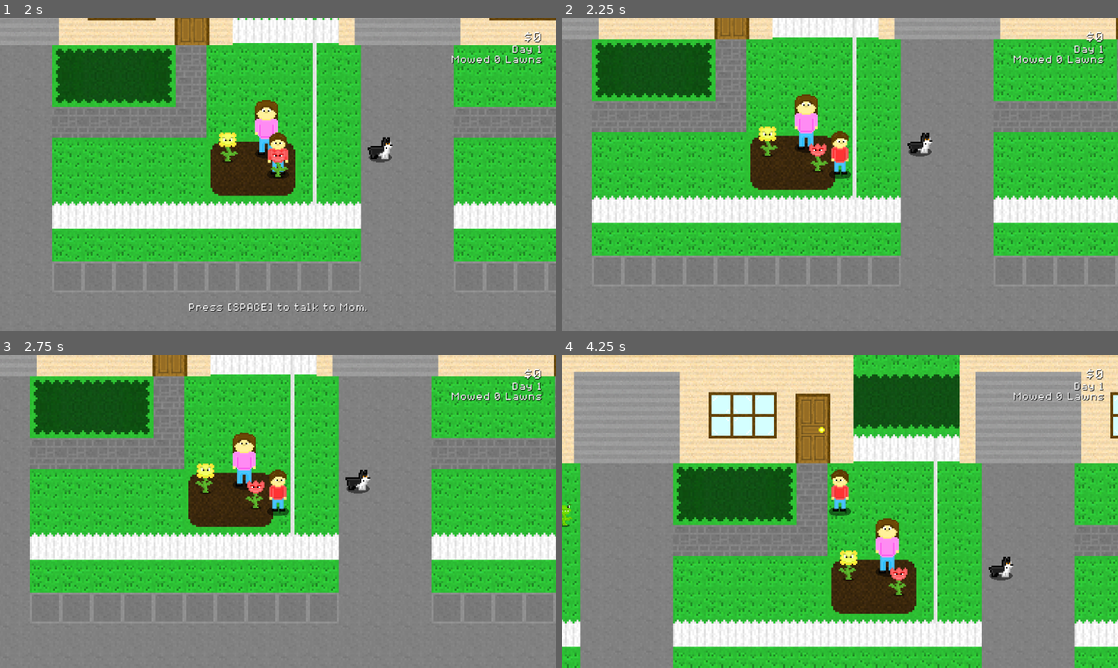
Above: before the commit, frames 1-4 (two rows, left to right).
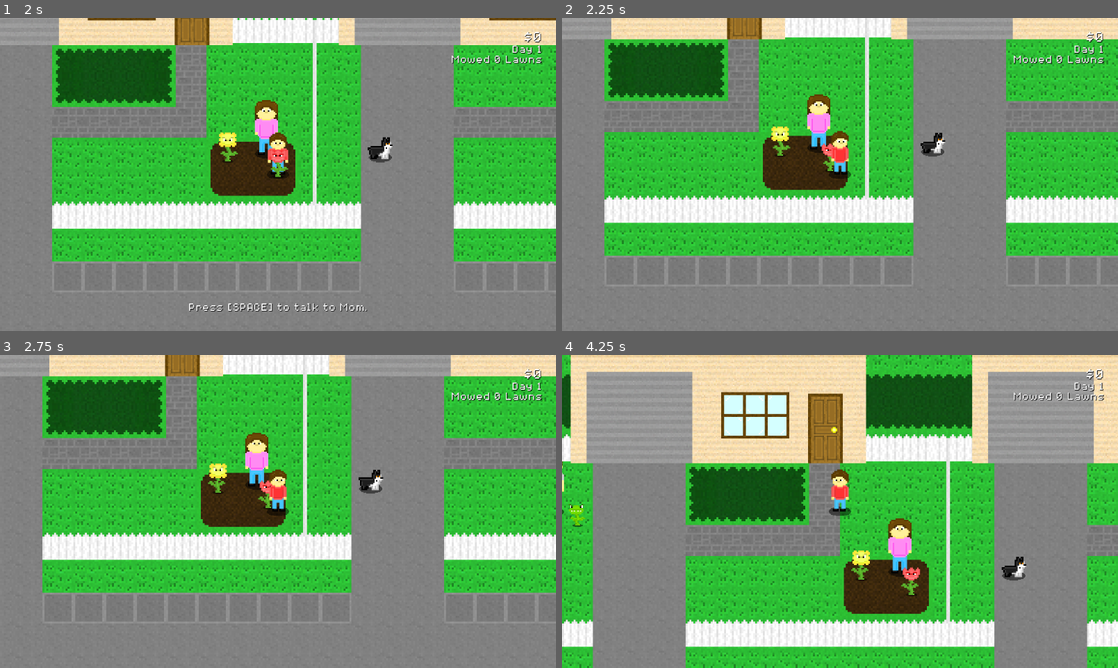
Above: after the commit, the same moments.

Repository: Birb-Games/the-legend-of-the-lawns
Game: Godot game, scene res://scenes/main.tscn
The game is run twice, just before and just after one commit, with the same random seed, the same clock (stepped at 60 frames per second) and the same inputs.
Inputs (mouse positions are in pixels of both pictures, inside the frame that each line leads up to):
- Up to frame 1 (2 s): tap Enter at 0.5 s; move the mouse to (400, 158) at 0.52 s; hold D (move_right) 0.53-1.28 s; tap Space (interact) at 0.6 s; move the mouse to (166, 190) at 1.27 s; hold S (move_down) from 1.28 s (still down); click (166, 190) at 1.35 s
- Up to frame 2 (2.25 s): tap Space (interact) at 2 s; move the mouse to (895, 105) at 2.02 s; release S (move_down) at 2.03 s; hold D (move_right) from 2.03 s (still down); hold Right mouse button (shoot_secondary) from 2.03 s (still down)
- Up to frame 3 (2.75 s): keep holding D (move_right); keep holding Right mouse button (shoot_secondary)
- Up to frame 4 (4.25 s): move the mouse to (812, 574) at 2.77 s; release D (move_right) at 2.78 s; release Right mouse button (shoot_secondary) at 2.78 s; hold W (move_up) 2.78-3.53 s; tap Space (interact) at 2.85 s; move the mouse to (1006, 558) at 3.52 s; press the mouse at (1006, 558) at 3.53 s; hold A (move_left) from 3.53 s (still down)

Frame 1 is identical in both runs. In frame 2, 18% of the frame differs, in the area x 5-100%, y 0-86%; in frame 3, 18%; in frame 4, 24%, in the area x 0-100%, y 0-100%.

Commit message:
Fixed visual bug where when the player is pushing the lawn mower and is walking left or right and then collides with a fence, if they switch to the opposite direction, they will clip into the fence.

Diff:
--- a/assets/tileset.tres
+++ b/assets/tileset.tres
@@ -16,7 +16,7 @@
 7:0/0 = 0
 7:0/0/physics_layer_0/polygon_0/points = PackedVector2Array(-8, -8, 1.25901, -8, 1.25901, 8, -8, 8)
 0:1/0 = 0
-0:1/0/physics_layer_0/polygon_0/points = PackedVector2Array(-1.25901, -8, 1.07915, -8, 1.07915, 8, -1.43887, 8)
+0:1/0/physics_layer_0/polygon_0/points = PackedVector2Array(-8, -8, 8, -8, 8, 8, -8, 8)
 1:1/0 = 0
 1:1/0/physics_layer_0/polygon_0/points = PackedVector2Array(8, -8, 8, 8, -1.25901, 8, -1.07915, -8)
 2:1/0 = 0
--- a/scripts/player/player.gd
+++ b/scripts/player/player.gd
@@ -89,8 +89,10 @@
 		return
 
 	match dir:
-		"left", "right":
-			$Lawnmower.position = Vector2(0.0, -7.0)
+		"left":
+			$Lawnmower.position = Vector2(-2.5, -7.0)
+		"right":
+			$Lawnmower.position = Vector2(2.5, -7.0)
 		"down":
 			$Lawnmower.position = Vector2(0.0, -8.0)
 		"up":
@@ -99,9 +101,9 @@
 func get_lawn_mower_dir_offset() -> Vector2:
 	match dir:
 		"left":
-			return -(get_dir_vec() * 12.0 + Vector2(0.0, -7.0)) + $Lawnmower.position
-		"right":
-			return -(get_dir_vec() * 12.0 + Vector2(0.0, -7.0)) + $Lawnmower.position
+			return -(get_dir_vec() * 12.0 + Vector2(0.5, -7.0)) + $Lawnmower.position
+		"right":
+			return -(get_dir_vec() * 12.0 + Vector2(-0.5, -7.0)) + $Lawnmower.position
 		"down":
 			return $Lawnmower.position + Vector2(0.0, 2.0)
 		"up":
